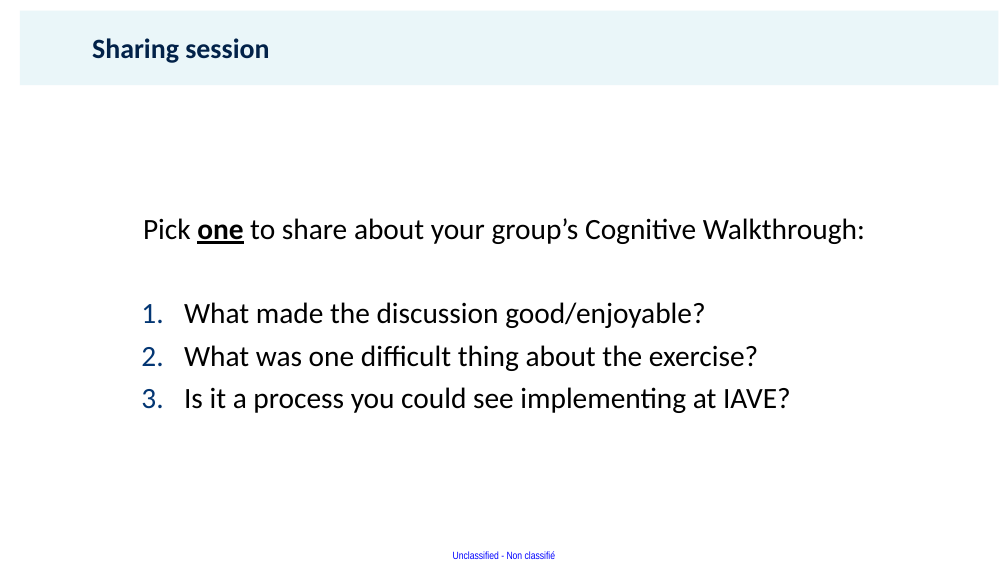
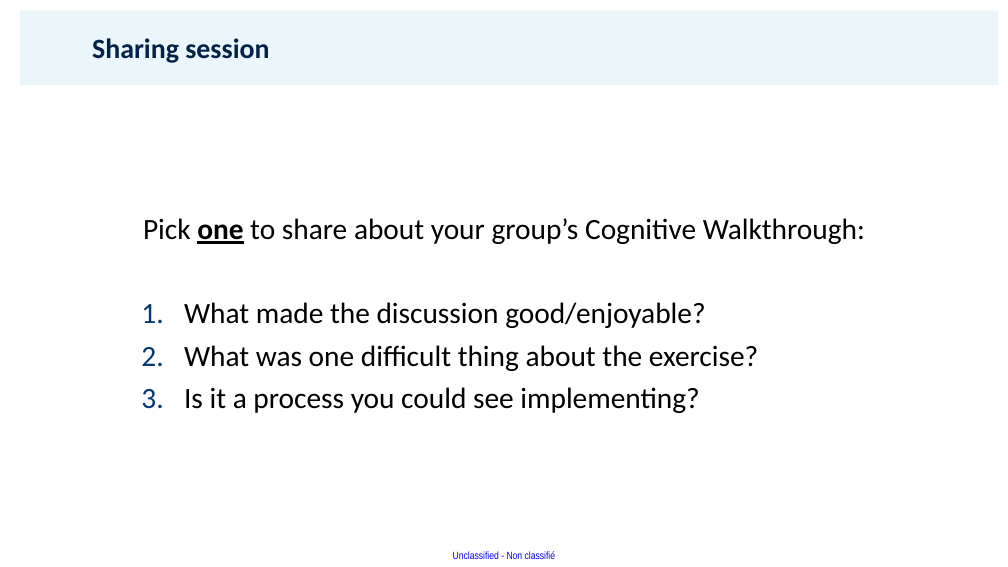
Before and after one commit to sumrandomr/sumrandomr.github.io, a slide deck: slide 6 of materials/EdMeasurement and Item Development_Day5_Revised.pptx. Drawn at 1008x567 pixels with LibreOffice and Linux fonts; fonts in the diff are those of the drawing; background and template pictures are left out. Boxes give left, top, right and bottom in pixels: in the first picture for what was removed or moved away, otherwise in the second. Text is boxed around its words. In the diff, an @@ line names an element or a change of style, - is before the commit and + after.

```diff
--- a/materials/EdMeasurement and Item Development_Day5_Revised.pptx
+++ b/materials/EdMeasurement and Item Development_Day5_Revised.pptx
@@ text at (x1=184, y1=387, x2=699, y2=413): text changed @@
-3. Is it a process you could see implementing at IAVE?
+3. Is it a process you could see implementing?
```
Also in this commit, not shown: 1 other slide changed.
